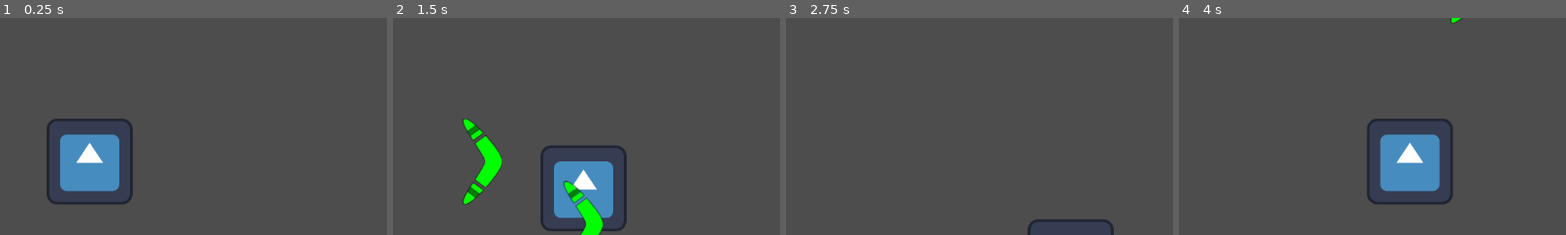
Above: before the commit, frames 1-4 (left to right).
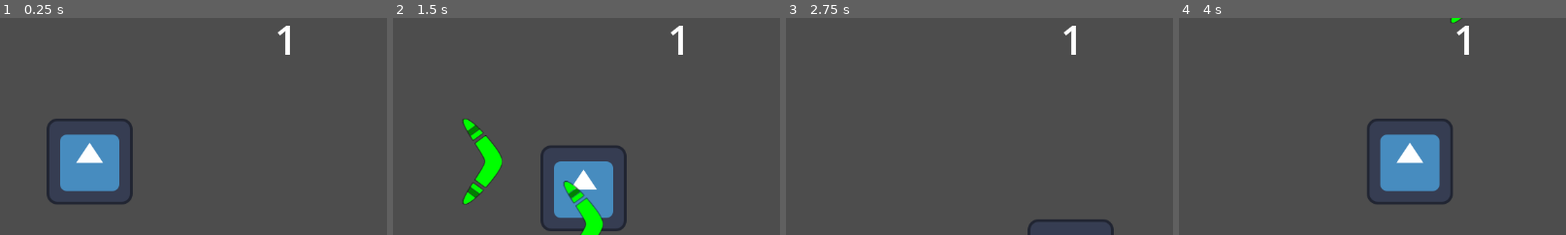
Above: after the commit, the same moments.

Repository: iguessfive/GMTK-Game-Jam
Game: Godot game, scene res://gameplay/world.tscn
Same seed, same stepped clock (60 frames per second), same inputs: the game is played once before the commit and once after it. The project has no main scene, so this scene is started directly. The engine's default icon, where the game draws it, is replaced by a stand-in: a white triangle on a blue panel in a dark square.
Inputs:
- Up to frame 1 (0.25 s): no input
- Up to frame 2 (1.5 s): tap Enter at 0.5 s; hold D (move_right) 0.53-1.28 s; hold Space (throw) 0.53-1.28 s; hold S (move_down) from 1.28 s (still down); tap Space (throw) at 1.35 s
- Up to frame 3 (2.75 s): release S (move_down) at 2.03 s; hold D (move_right) from 2.03 s (still down); hold Space (throw) from 2.03 s (still down)
- Up to frame 4 (4 s): release D (move_right) at 2.78 s; release Space (throw) at 2.78 s; hold W (move_up) 2.78-3.53 s; tap Space (throw) at 2.85 s; hold A (move_left) from 3.53 s (still down); hold Space (throw) from 3.53 s (still down)
The pictures show only the part of the screen within x 22-72%, y 21-71%; the shares and areas given below are measured in that part.

The runs differ from the first frame. In frame 1, 0.2% of the frame differs, in the area x 71-75%, y 3-17%; in frame 2, 0.2%; in frame 3, 0.2%; in frame 4, 0.2%.

Commit message:
Changing scene for exploring idea of looping back to start scene

Diff:
--- a/gameplay/player.gd
+++ b/gameplay/player.gd
@@ -1,9 +1,14 @@
 extends CharacterBody2D
+
+static var last_position: Vector2 = Vector2.ZERO
 
 @export var speed: float = 200.0
 
 var direction: Vector2 = Vector2.ZERO
 var previous_direction: Vector2 = Vector2.ZERO
+
+func _init() -> void:
+	global_position = last_position
 
 @warning_ignore("unused_parameter")
 func _physics_process(delta: float) -> void:
@@ -14,9 +19,29 @@
 		velocity = direction * speed
 		move_and_slide()
 
+	if has_player_left_screen() and get_tree().current_scene.name != "World2":
+		print("Player left screen, returning to World2")
+		last_position = global_position
+		get_tree().change_scene_to_file("res://gameplay/world_2.tscn")
+
 func _unhandled_input(event: InputEvent) -> void:
 	if event.is_action_pressed("throw"):
 		var boomerang = preload("res://gameplay/boomerang.tscn").instantiate()
 		get_tree().current_scene.add_child(boomerang)
 		boomerang.position = position
 		boomerang.direction = direction if direction.length() > 0 else previous_direction
+
+func has_player_left_screen() -> bool:
+	if global_position.x < get_viewport_rect().position.x:
+		global_position.x = get_viewport_rect().position.x
+		return true
+	elif global_position.x > get_viewport_rect().position.x + get_viewport_rect().size.x:
+		global_position.x = get_viewport_rect().position.x + get_viewport_rect().size.x
+		return true
+	elif global_position.y < get_viewport_rect().position.y:
+		global_position.y = get_viewport_rect().position.y
+		return true
+	elif global_position.y > get_viewport_rect().position.y + get_viewport_rect().size.y:
+		global_position.y = get_viewport_rect().position.y + get_viewport_rect().size.y
+		return true
+	return false
--- a/gameplay/player.tscn
+++ b/gameplay/player.tscn
@@ -3,7 +3,7 @@
 [ext_resource type="Script" uid="uid://c3776rt0g3gpp" path="res://gameplay/player.gd" id="1_8pc20"]
 [ext_resource type="Texture2D" uid="uid://dnya2nb2qnruj" path="res://icon.svg" id="1_72skl"]
 
-[node name="Player" type="CharacterBody2D"]
+[node name="Player" type="CharacterBody2D" groups=["player"]]
 script = ExtResource("1_8pc20")
 
 [node name="Sprite2D" type="Sprite2D" parent="."]
--- a/gameplay/world.tscn
+++ b/gameplay/world.tscn
@@ -1,8 +1,23 @@
-[gd_scene load_steps=2 format=3 uid="uid://bq6y5cqjc1pgo"]
+[gd_scene load_steps=3 format=3 uid="uid://bq6y5cqjc1pgo"]
 
 [ext_resource type="PackedScene" uid="uid://knw1uin5eqiu" path="res://gameplay/player.tscn" id="1_s1lby"]
+
+[sub_resource type="LabelSettings" id="LabelSettings_s1lby"]
+font_size = 60
 
 [node name="World" type="Node2D"]
 
 [node name="Player" parent="." instance=ExtResource("1_s1lby")]
 position = Vector2(387, 348)
+
+[node name="Label" type="Label" parent="."]
+anchors_preset = 5
+anchor_left = 0.5
+anchor_right = 0.5
+offset_left = 662.0
+offset_top = 124.0
+offset_right = 696.0
+offset_bottom = 207.0
+grow_horizontal = 2
+text = "1"
+label_settings = SubResource("LabelSettings_s1lby")
--- /dev/null
+++ b/gameplay/world_2.tscn
@@ -0,0 +1,23 @@
+[gd_scene load_steps=3 format=3 uid="uid://doa8cenvodm8r"]
+
+[ext_resource type="PackedScene" uid="uid://knw1uin5eqiu" path="res://gameplay/player.tscn" id="1_pxtse"]
+
+[sub_resource type="LabelSettings" id="LabelSettings_pxtse"]
+font_size = 60
+
+[node name="World2" type="Node2D"]
+
+[node name="Player" parent="." instance=ExtResource("1_pxtse")]
+
+[node name="Label" type="Label" parent="."]
+anchors_preset = 5
+anchor_left = 0.5
+anchor_right = 0.5
+offset_left = 626.0
+offset_top = 108.0
+offset_right = 660.0
+offset_bottom = 277.0
+grow_horizontal = 2
+text = "2
+"
+label_settings = SubResource("LabelSettings_pxtse")
